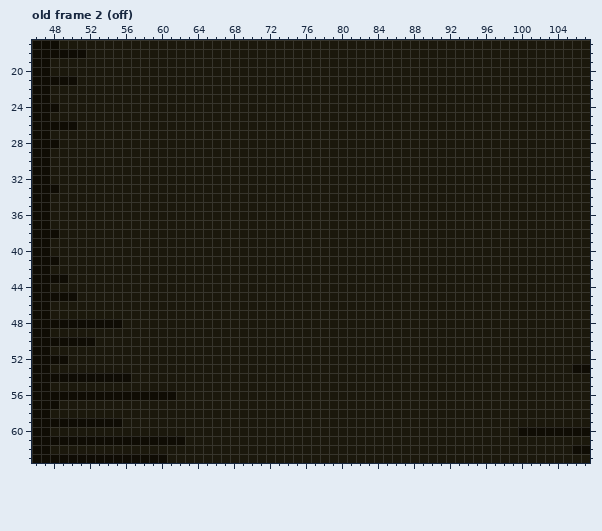
Pixel-art file: Assets/Sprites/Interface/UI.aseprite. That is the earlier state.
160x90 pixels, 3 frames. Shown: old frame 2 (off): x 46..107, y 17..63.
After:
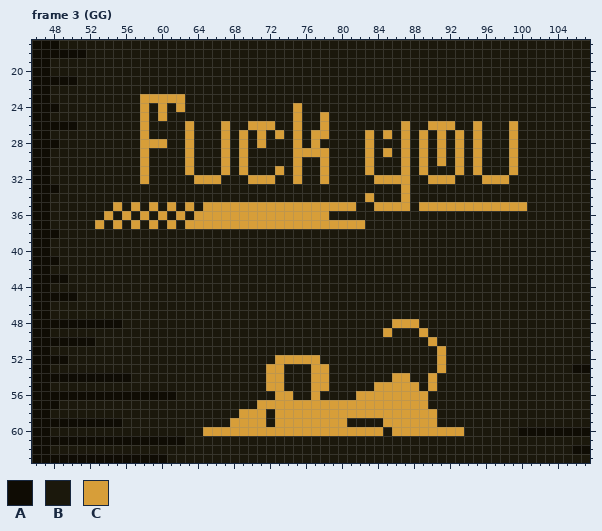
Palette (. is transparent): A #0f0c04  B #1b180c  C #d79e39
A new or re-ordered frame is compared with the old frame closest to it.
Change:
frames 3 -> 4
--- frame 3 (GG) is new; against old frame 2 (off), layer "Title"
@@ x 46..107 @@
 22 AABBBBBBBBBBBBBBBBBBBBBBBBBBBBBBBBBBBBBBBBBBBBBBBBBBBBBBBBBBBB
-23 AABBBBBBBBBBBBBBBBBBBBBBBBBBBBBBBBBBBBBBBBBBBBBBBBBBBBBBBBBBBB
-24 AAABBBBBBBBBBBBBBBBBBBBBBBBBBBBBBBBBBBBBBBBBBBBBBBBBBBBBBBBBBB
-25 AABBBBBBBBBBBBBBBBBBBBBBBBBBBBBBBBBBBBBBBBBBBBBBBBBBBBBBBBBBBB
-26 AAAAABBBBBBBBBBBBBBBBBBBBBBBBBBBBBBBBBBBBBBBBBBBBBBBBBBBBBBBBB
-27 AABBBBBBBBBBBBBBBBBBBBBBBBBBBBBBBBBBBBBBBBBBBBBBBBBBBBBBBBBBBB
-28 AAABBBBBBBBBBBBBBBBBBBBBBBBBBBBBBBBBBBBBBBBBBBBBBBBBBBBBBBBBBB
-29 AABBBBBBBBBBBBBBBBBBBBBBBBBBBBBBBBBBBBBBBBBBBBBBBBBBBBBBBBBBBB
-30 AABBBBBBBBBBBBBBBBBBBBBBBBBBBBBBBBBBBBBBBBBBBBBBBBBBBBBBBBBBBB
-31 AABBBBBBBBBBBBBBBBBBBBBBBBBBBBBBBBBBBBBBBBBBBBBBBBBBBBBBBBBBBB
-32 AABBBBBBBBBBBBBBBBBBBBBBBBBBBBBBBBBBBBBBBBBBBBBBBBBBBBBBBBBBBB
-33 AAABBBBBBBBBBBBBBBBBBBBBBBBBBBBBBBBBBBBBBBBBBBBBBBBBBBBBBBBBBB
-34 AABBBBBBBBBBBBBBBBBBBBBBBBBBBBBBBBBBBBBBBBBBBBBBBBBBBBBBBBBBBB
-35 AABBBBBBBBBBBBBBBBBBBBBBBBBBBBBBBBBBBBBBBBBBBBBBBBBBBBBBBBBBBB
-36 AABBBBBBBBBBBBBBBBBBBBBBBBBBBBBBBBBBBBBBBBBBBBBBBBBBBBBBBBBBBB
-37 AABBBBBBBBBBBBBBBBBBBBBBBBBBBBBBBBBBBBBBBBBBBBBBBBBBBBBBBBBBBB
+23 AABBBBBBBBBBCCCCCBBBBBBBBBBBBBBBBBBBBBBBBBBBBBBBBBBBBBBBBBBBBB
+24 AAABBBBBBBBBCBCBCBBBBBBBBBBBBCBBBBBBBBBBBBBBBBBBBBBBBBBBBBBBBB
+25 AABBBBBBBBBBCBCBBBBBBBBBBBBBBCBBCBBBBBBBBBBBBBBBBBBBBBBBBBBBBB
+26 AAAAABBBBBBBCBBBBCBBBCBBCCCBBCBBCBBBBBBBBCBBCCCBBCBBBCBBBBBBBB
+27 AABBBBBBBBBBCBBBBCBBBCBCBCBCBCBCCBBBBCBCBCBCBCBCBCBBBCBBBBBBBB
+28 AAABBBBBBBBBCCCBBCBBBCBCBCBBBCBCBBBBBCBBBCBCBCBCBCBBBCBBBBBBBB
+29 AABBBBBBBBBBCBBBBCBBBCBCBBBBBCCCCBBBBCBCBCBCBCBCBCBBBCBBBBBBBB
+30 AABBBBBBBBBBCBBBBCBBBCBCBBBBBCBBCBBBBCBBBCBCBCBCBCBBBCBBBBBBBB
+31 AABBBBBBBBBBCBBBBCBBBCBCBBBCBCBBCBBBBCBBBCBCBBBCBCBBBCBBBBBBBB
+32 AABBBBBBBBBBCBBBBBCCCBBBCCCBBCBBCBBBBBCCCCBBCCCBBBCCCBBBBBBBBB
+33 AAABBBBBBBBBBBBBBBBBBBBBBBBBBBBBBBBBBBBBBCBBBBBBBBBBBBBBBBBBBB
+34 AABBBBBBBBBBBBBBBBBBBBBBBBBBBBBBBBBBBCBBBCBBBBBBBBBBBBBBBBBBBB
+35 AABBBBBBBCBCBCBCBCBCCCCCCCCCCCCCCCCCBBCCCCBCCCCCCCCCCCCBBBBBBB
+36 AABBBBBBCBCBCBCBCBCCCCCCCCCCCCCCCBBBBBBBBBBBBBBBBBBBBBBBBBBBBB
+37 AABBBBBCBCBCBCBCBCCCCCCCCCCCCCCCCCCCCBBBBBBBBBBBBBBBBBBBBBBBBB
 38 AAABBBBBBBBBBBBBBBBBBBBBBBBBBBBBBBBBBBBBBBBBBBBBBBBBBBBBBBBBBB
@@ x 63..95 @@
 47 BBBBBBBBBBBBBBBBBBBBBBBBBBBBBBBBB
-48 BBBBBBBBBBBBBBBBBBBBBBBBBBBBBBBBB
-49 BBBBBBBBBBBBBBBBBBBBBBBBBBBBBBBBB
-50 BBBBBBBBBBBBBBBBBBBBBBBBBBBBBBBBB
-51 BBBBBBBBBBBBBBBBBBBBBBBBBBBBBBBBB
-52 BBBBBBBBBBBBBBBBBBBBBBBBBBBBBBBBB
-53 BBBBBBBBBBBBBBBBBBBBBBBBBBBBBBBBB
-54 BBBBBBBBBBBBBBBBBBBBBBBBBBBBBBBBB
-55 BBBBBBBBBBBBBBBBBBBBBBBBBBBBBBBBB
-56 BBBBBBBBBBBBBBBBBBBBBBBBBBBBBBBBB
-57 BBBBBBBBBBBBBBBBBBBBBBBBBBBBBBBBB
-58 BBBBBBBBBBBBBBBBBBBBBBBBBBBBBBBBB
-59 BBBBBBBBBBBBBBBBBBBBBBBBBBBBBBBBB
-60 BBBBBBBBBBBBBBBBBBBBBBBBBBBBBBBBB
+48 BBBBBBBBBBBBBBBBBBBBBBBCCCBBBBBBB
+49 BBBBBBBBBBBBBBBBBBBBBBCBBBCBBBBBB
+50 BBBBBBBBBBBBBBBBBBBBBBBBBBBCBBBBB
+51 BBBBBBBBBBBBBBBBBBBBBBBBBBBBCBBBB
+52 BBBBBBBBBBCCCCCBBBBBBBBBBBBBCBBBB
+53 BBBBBBBBBCCBBBCCBBBBBBBBBBBBCBBBB
+54 BBBBBBBBBCCBBBCCBBBBBBBCCBBCBBBBB
+55 BBBBBBBBBCCBBBCCBBBBBCCCCCBCBBBBB
+56 BBBBBBBBBBCCBBCBBBBCCCCCCCCBBBBBB
+57 BBBBBBBBCCCCCCCCCCCCCCCCCCCBBBBBB
+58 BBBBBBCCCBCCCCCCCCCCCCCCCCCCBBBBB
+59 BBBBBCCCCBCCCCCCCCBBBBCCCCCCBBBBB
+60 BBCCCCCCCCCCCCCCCCCCCCBCCCCCCCCBB
 61 BBBBBBBBBBBBBBBBBBBBBBBBBBBBBBBBB
Boxes around the changes in both pictures, in picture pixels (x1, y1, x2, y2):
changed: (95, 94, 527, 229)
changed: (203, 319, 464, 436)
